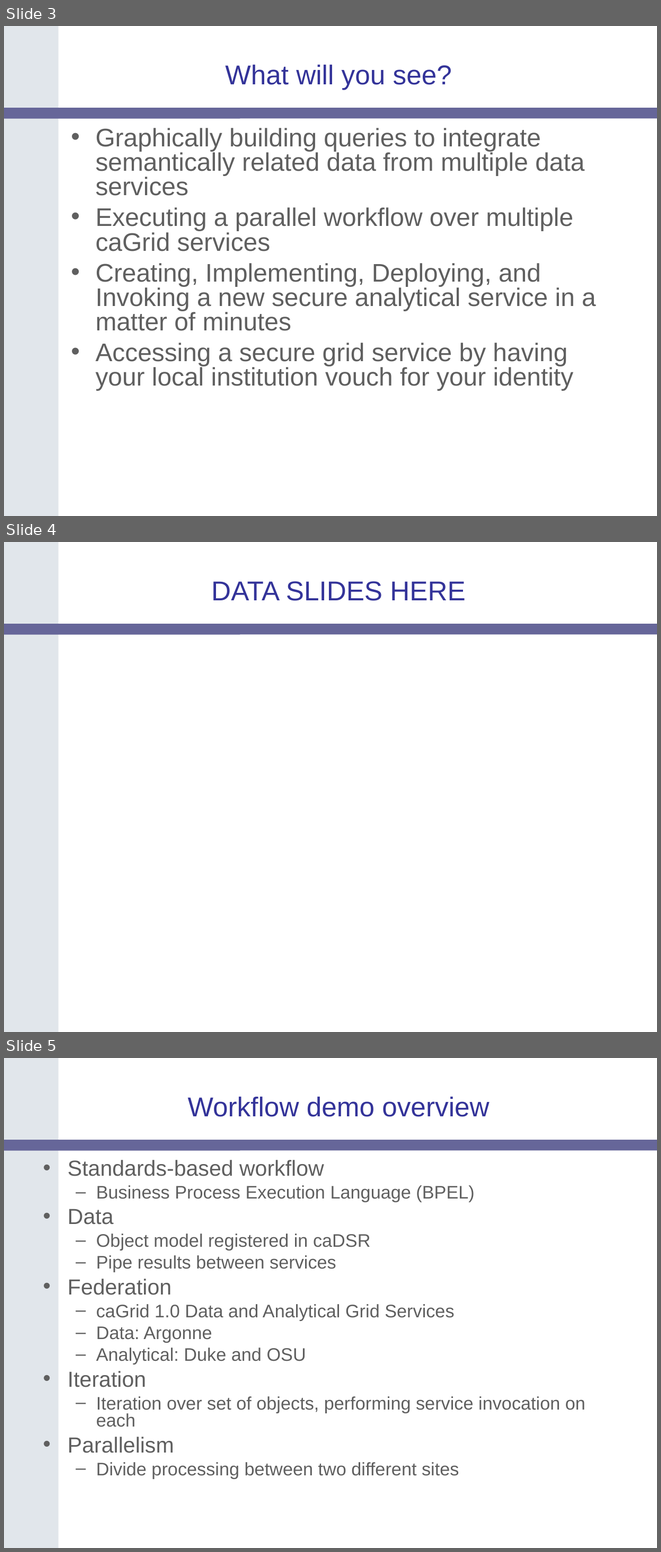
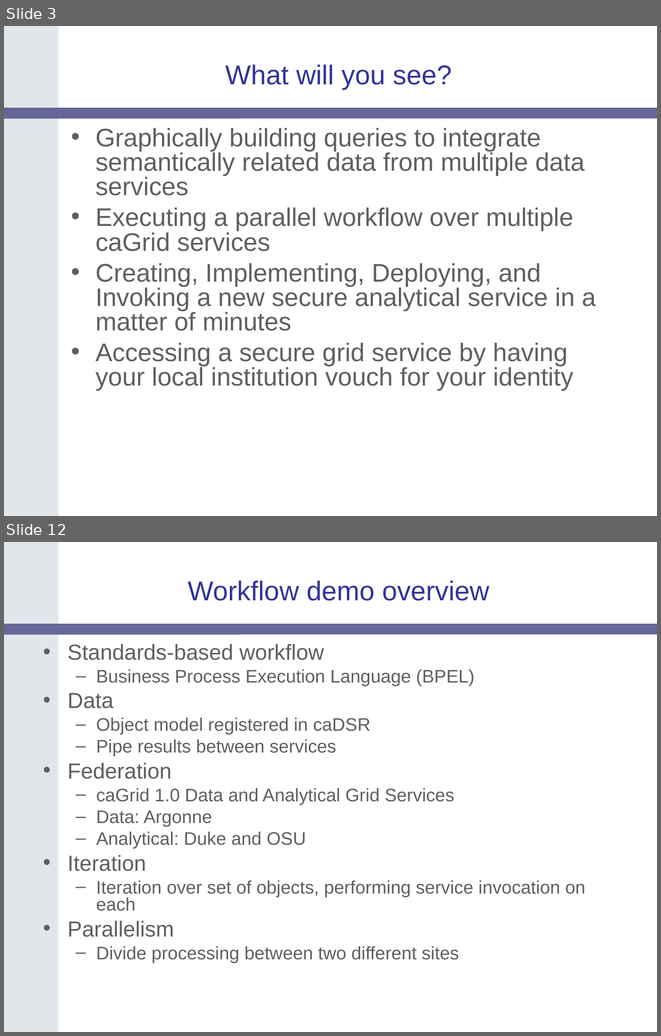
Before and after one commit to NCIP/cagrid-portal, a slide deck: cagrid-1-0/Documentation/presentations/200604_AnnualMeeting/caGrid-1.0-Demo.ppt. Shown one above the other, each under a label of ours: slides 3, 4 and 5 before the commit, slides 3 and 12 after it; the slides between them are not shown. The pictures are 661x1552 and 661x1036 pixels, drawn with LibreOffice and Linux fonts; fonts in the diff are those of the drawing; background and template pictures are left out. Boxes give left, top, right and bottom in pixels: in the first picture for what was removed or moved away, otherwise in the second. Text is boxed around its words. In the diff, an @@ line names an element or a change of style, - is before the commit and + after.

```diff
--- a/cagrid-1-0/Documentation/presentations/200604_AnnualMeeting/caGrid-1.0-Demo.ppt
+++ b/cagrid-1-0/Documentation/presentations/200604_AnnualMeeting/caGrid-1.0-Demo.ppt
@@ slide 4 removed at <box>4,542,657,1032</box>, background #FFFFFF; not listed: 2 template elements that a slide beside it also shows @@
@@ title removed at <box>211,581,465,601</box> @@
-DATA SLIDES HERE
@@ what was slide 5 is now slide 12 @@
```
Also in this commit, not shown: 2 slides changed, 8 slides added.
